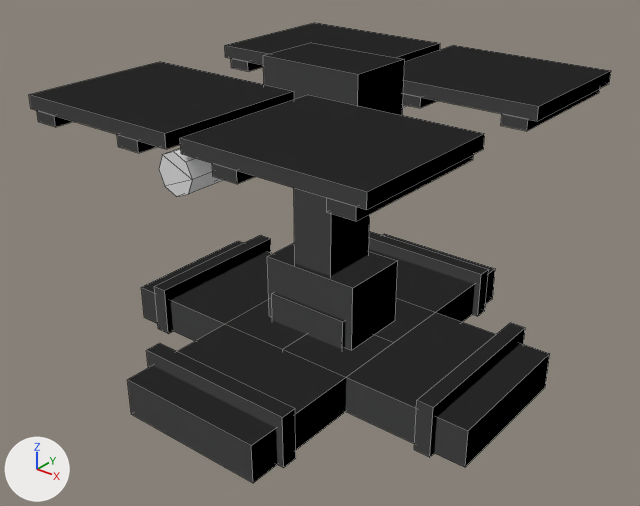
Two versions of the OBJ model src/main/resources/assets/electricity/models/pv_track/pv_track.obj, one commit apart.
Both versions are drawn from a camera (50 mm lens) standing at (1.185, -1.528, 1.212) and looking at (0.001, -0.049, 0.294). The axes (+X, +Y, +Z) are drawn at lower left. The lights are the same throughout. The picture after the commit comes second. Mesh edges are drawn as thin lines. Materials are left out; every surface is plain grey. Where no turn or scale is listed for an object, it has been applied to the vertices.

Objects in the first picture: 'harness', 'harness.001', 'harness.002', 'harness_east', 'harness_east.001', 'harness_north', 'harness_south', 'harness_south.001', 'harness_west', 'harness_west.001', 'pier', 'rotate_modules.001', 'rotate_modules.002', 'rotate_rails' and 6 more.
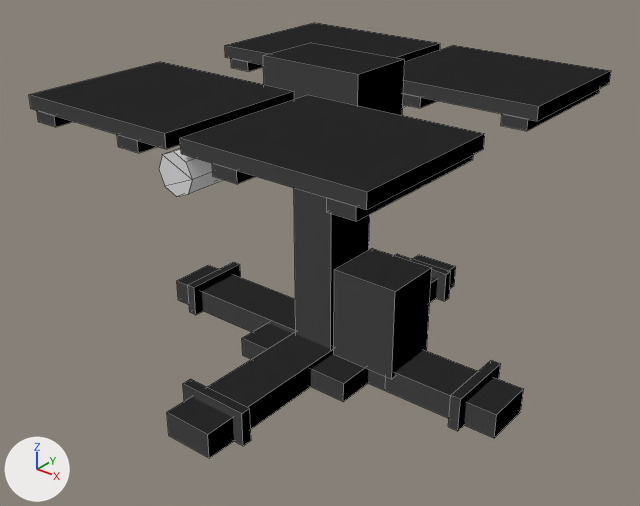
Location of each change, [x1, y1, x2, y2] in pixels of the pictures (640 x 506 px):
'harness_east.001', rescaled: before [283, 298, 550, 467]; after [368, 350, 524, 438]
'harness_south', rescaled: before [127, 324, 393, 483]; after [167, 332, 334, 458]
'harness.001', reshaped (24% narrower, 143% taller): before [268, 243, 397, 288]; after [334, 268, 432, 379]
'harness_west', rescaled (28% narrower, 37% shorter): before [141, 241, 306, 349]; after [177, 265, 296, 333]
'harness.002', reshaped (mostly hidden afterwards): before [267, 257, 398, 350]; after [368, 369, 386, 390]
'harness_south.001', moved, rescaled (54% narrower, 46% shorter): before [146, 343, 296, 468]; after [183, 379, 251, 446]
'harness_east', moved, rescaled (52% narrower, 47% shorter): before [414, 323, 525, 457]; after [448, 360, 501, 431]
'harness', reshaped: before [272, 293, 345, 349]; after [335, 248, 431, 292]
'harness_north', rescaled: before [369, 234, 495, 343]; after [413, 255, 456, 302]
'harness_west.001', moved, rescaled (54% narrower, 46% shorter): before [154, 235, 271, 334]; after [188, 262, 241, 315]
'harness_north.001', unchanged, covered by the edit: before [369, 231, 489, 316]; after [395, 254, 451, 301]

Edits to the bpy script that builds the scene:
```text
Change me_harness:
    remove me_harness.from_pydata(...)  # 16 vertices, 12 faces; spans x -0.11..0.11, y -0.1..0.1, z 0.088..0.168
    add me_harness.from_pydata(...)  # 4 vertices, 1 face; spans x 0.065..0.235, y -0.075..0.075, z 0.28
    me_harness part 1: the whole mesh is rebuilt
Change me_harness_001:
    verts and faces of me_harness_001; kept vertices keep their numbers, new ones are numbered from 4
    remove me_harness_001.from_pydata(...)  # 4 vertices, 1 face; spans x -0.13..0.13, y -0.09..0.09, z 0.26
    add me_harness_001.from_pydata(...)  # 8 vertices, 5 faces; spans x 0.065..0.235, y -0.075..0.075, z 0.05..0.28
    me_harness_001 part 2
    add delete_vertices([*range(0, 4)])  # with the faces that use them
    add verts[4] = (0.065, -0.075, 0.05)  # pixel (333, 354)
    add verts[5] = (0.065, 0.075, 0.05)
    add verts[6] = (0.065, 0.075, 0.28)  # pixel (372, 248)
    add verts[7] = (0.065, -0.075, 0.28)  # pixel (334, 269)
    add for new, old in zip([*range(8, 12)], [*range(4, 8)]): verts[new] = verts[old] + (0.17, 0.0, 0.0)
    add faces += [(4, 8, 9, 5), (5, 9, 10, 6), (4, 7, 11, 8), (4, 5, 6, 7), (8, 11, 10, 9)]
Change me_harness_002:
    remove me_harness_002.from_pydata(...)  # 8 vertices, 5 faces; spans x -0.13..0.13, y -0.09..0.09, z 0.094..0.26
    add me_harness_002.from_pydata(...)  # 8 vertices, 6 faces; spans x 0.0..0.21, y -0.062..0.063, z 0.0..0.063
    me_harness_002 part 3: the whole mesh is rebuilt
Change me_harness_east:
    remove me_harness_east.from_pydata(...)  # 8 vertices, 6 faces; spans x 0.385..0.425, y -0.205..0.205, z 0.0..0.128
    add me_harness_east.from_pydata(...)  # 8 vertices, 6 faces; spans x 0.4..0.425, y -0.09..0.09, z 0.0..0.085
    me_harness_east part 4: the whole mesh is scaled about its middle by (0.625, 0.439, 0.664), then moved by (0.008, 0.0, -0.022)
Change me_harness_east_001:
    remove me_harness_east_001.from_pydata(...)  # 8 vertices, 6 faces; spans x 0.0..0.5, y -0.188..0.188, z 0.0..0.094
    add me_harness_east_001.from_pydata(...)  # 8 vertices, 6 faces; spans x 0.0..0.5, y -0.062..0.063, z 0.0..0.063
    me_harness_east_001 part 5: the whole mesh is scaled about the mesh origin by (1, 0.333, 0.665)
Change me_harness_north:
    remove me_harness_north.from_pydata(...)  # 8 vertices, 6 faces; spans x -0.188..0.188, y 0.0..0.5, z 0.0..0.094
    add me_harness_north.from_pydata(...)  # 8 vertices, 6 faces; spans x -0.062..0.062, y 0.0..0.5, z 0.0..0.062
    me_harness_north part 6: the whole mesh is scaled about the mesh origin by (0.333, 1, 0.665)
Change me_harness_south:
    remove me_harness_south.from_pydata(...)  # 8 vertices, 6 faces; spans x -0.188..0.188, y -0.5..0.0, z 0.0..0.094
    add me_harness_south.from_pydata(...)  # 8 vertices, 6 faces; spans x -0.062..0.062, y -0.5..0.0, z 0.0..0.063
    me_harness_south part 7: the whole mesh is scaled about the mesh origin by (0.333, 1, 0.665)
Change me_harness_south_001:
    remove me_harness_south_001.from_pydata(...)  # 8 vertices, 6 faces; spans x -0.205..0.205, y -0.425..-0.385, z 0.0..0.128
    add me_harness_south_001.from_pydata(...)  # 8 vertices, 6 faces; spans x -0.09..0.09, y -0.425..-0.4, z 0.0..0.085
    me_harness_south_001 part 8: the whole mesh is scaled about its middle by (0.439, 0.625, 0.664), then moved by (0.0, -0.008, -0.022)
Change me_harness_west:
    remove me_harness_west.from_pydata(...)  # 8 vertices, 6 faces; spans x -0.5..0.0, y -0.188..0.188, z 0.0..0.094
    add me_harness_west.from_pydata(...)  # 8 vertices, 6 faces; spans x -0.5..0.0, y -0.062..0.063, z 0.0..0.063
    me_harness_west part 9: the whole mesh is scaled about the mesh origin by (1, 0.333, 0.665)
Change me_harness_west_001:
    remove me_harness_west_001.from_pydata(...)  # 8 vertices, 6 faces; spans x -0.425..-0.385, y -0.205..0.205, z 0.0..0.128
    add me_harness_west_001.from_pydata(...)  # 8 vertices, 6 faces; spans x -0.425..-0.4, y -0.09..0.09, z 0.0..0.085
    me_harness_west_001 part 10: the whole mesh is scaled about its middle by (0.625, 0.439, 0.664), then moved by (-0.008, 0.0, -0.022)
```
